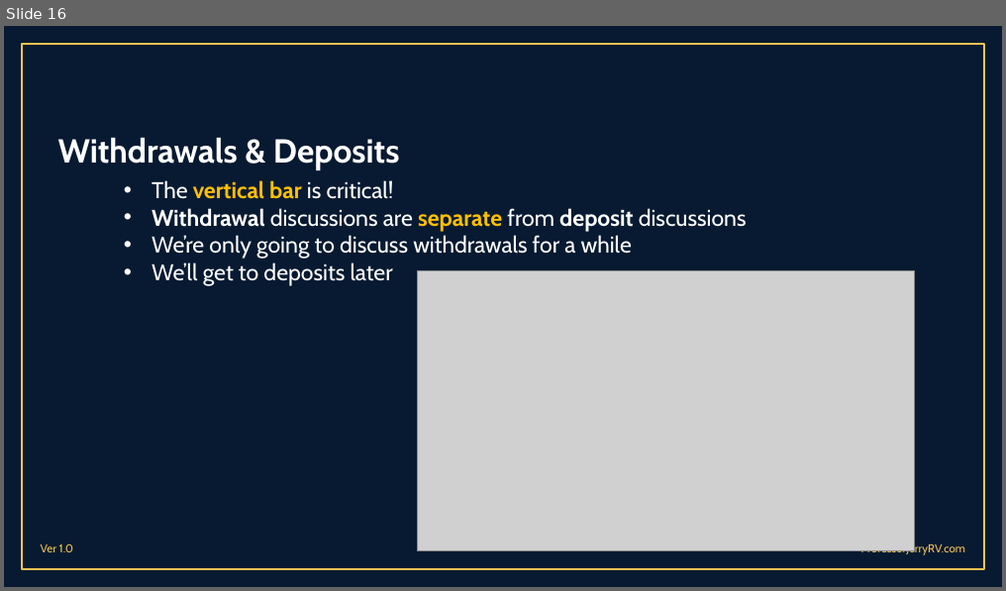
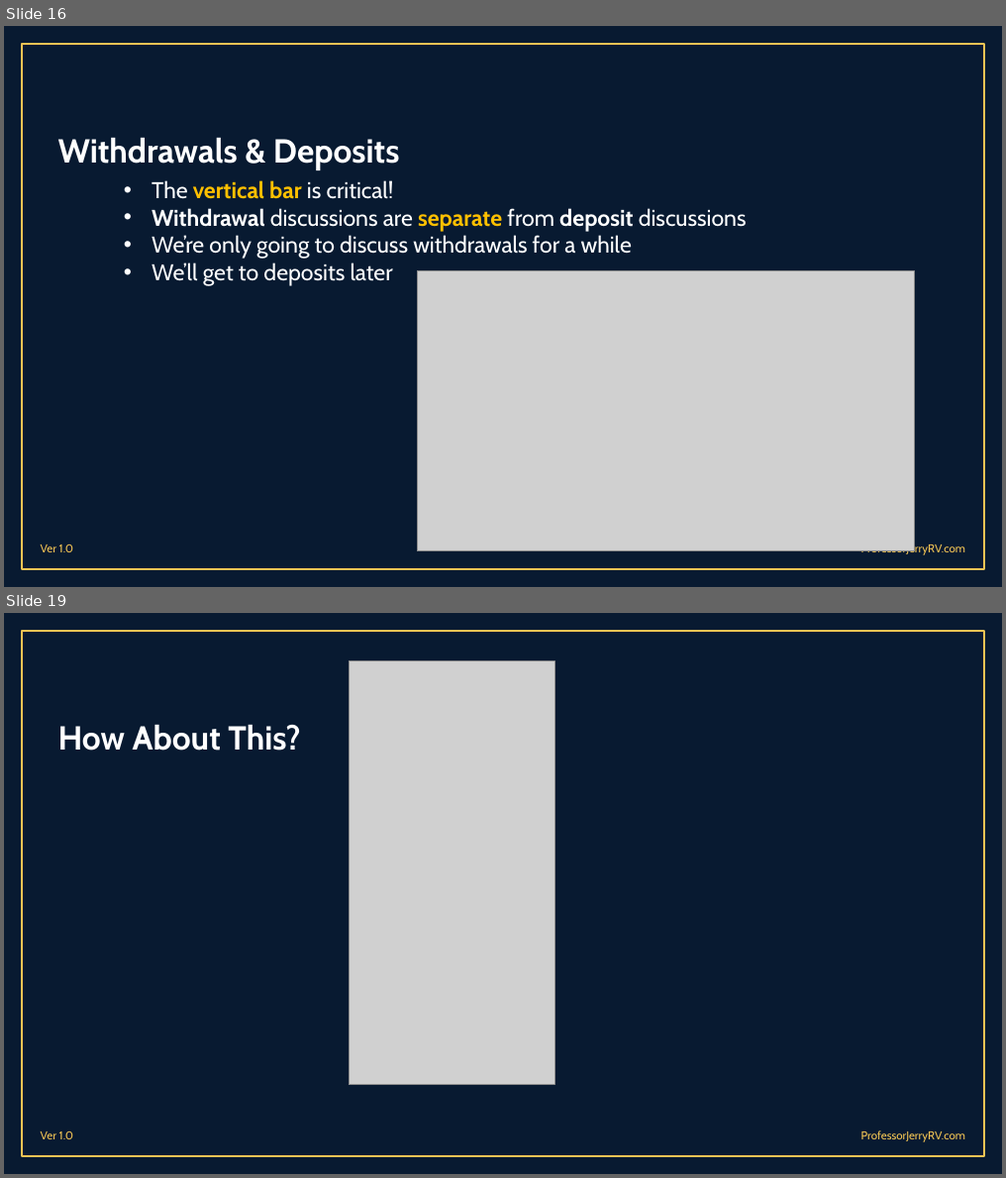
Before and after one commit to malcolmbss/ProfessorJerryRV, a slide deck: Presentations/RV Electrical Systems 101 - Part 1.pptx. Shown one above the other, each under a label of ours: slide 16 before the commit, slides 16 and 19 after it; the slides between them are not shown. The pictures are 1006x591 and 1006x1178 pixels, drawn with LibreOffice and Linux fonts; fonts in the diff are those of the drawing; grey boxes stand for pictures; background and template pictures are left out. Boxes give left, top, right and bottom in pixels: in the first picture for what was removed or moved away, otherwise in the second. Text is boxed around its words. In the diff, an @@ line names an element or a change of style, - is before the commit and + after.

```diff
--- a/Presentations/RV Electrical Systems 101 - Part 1.pptx
+++ b/Presentations/RV Electrical Systems 101 - Part 1.pptx
@@ slide 19 added at (x1=4, y1=613, x2=1002, y2=1174), background #081A31; not listed: 3 template elements that a slide beside it also shows @@
@@ picture added at (x1=350, y1=662, x2=555, y2=1085) @@
@@ title added at (x1=58, y1=724, x2=300, y2=751), 32 pt, text #FFFFFF, bold @@
+How About This?
```
Also in this commit, not shown: 2 slides changed, 10 other slides added, 7 other files.
